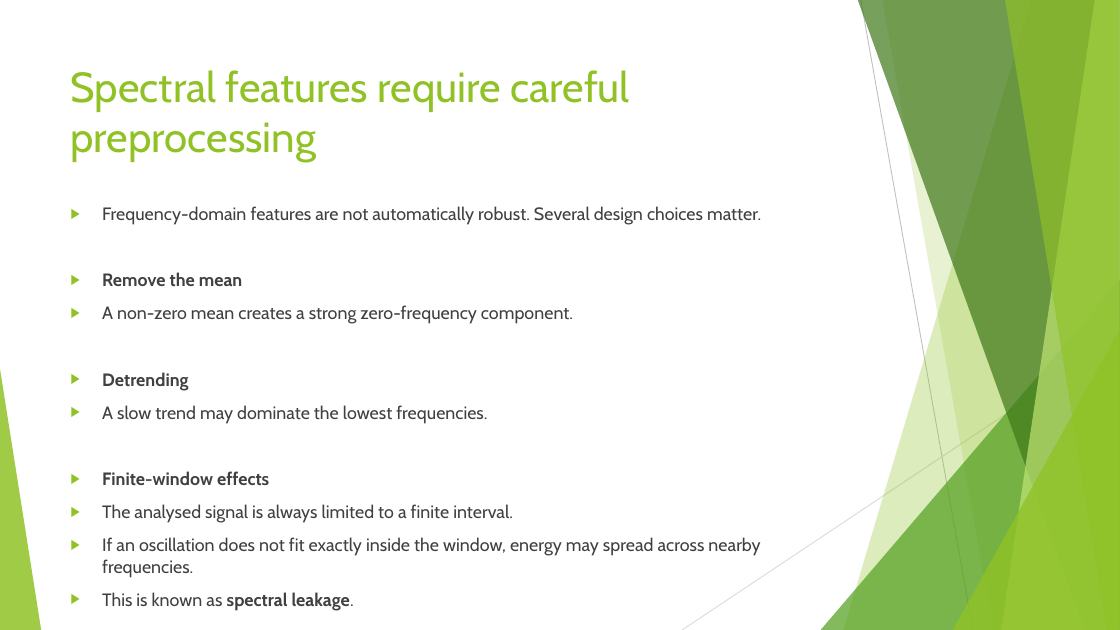
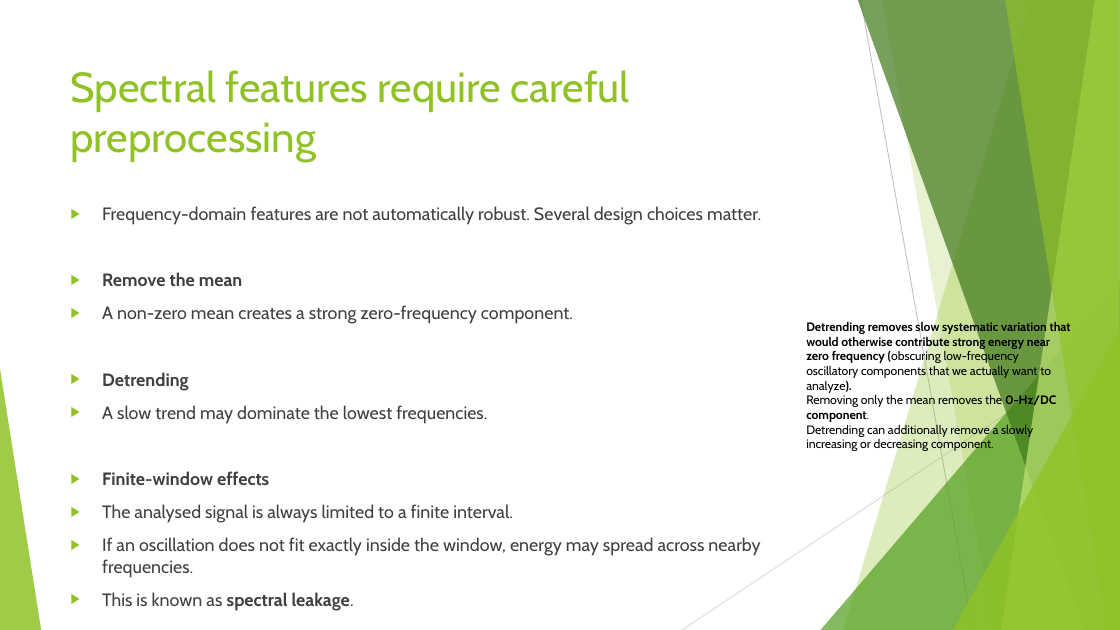
Before and after one commit to FranzGH/timeseries, a slide deck: slide 88 of Slides/03 Traditional Baselines and Feature-Based Machine Learning.pptx. Drawn at 1120x630 pixels with LibreOffice and Linux fonts; fonts in the diff are those of the drawing. Boxes give left, top, right and bottom in pixels: in the first picture for what was removed or moved away, otherwise in the second. Text is boxed around its words. In the diff, an @@ line names an element or a change of style, - is before the commit and + after.

```diff
--- a/Slides/03 Traditional Baselines and Feature-Based Machine Learning.pptx
+++ b/Slides/03 Traditional Baselines and Feature-Based Machine Learning.pptx
@@ text added at (806, 321, 1071, 452), 10.5 pt, text #000000 @@
+Detrending removes slow systematic variation that would otherwise contribute strong energy near zero frequency (obscuring low-frequency oscillatory components that we actually want to analyze).
+Removing only the mean removes the 0-Hz/DC component.
+Detrending can additionally remove a slowly increasing or decreasing component.
```
Also in this commit, not shown: 53 other slides changed.
